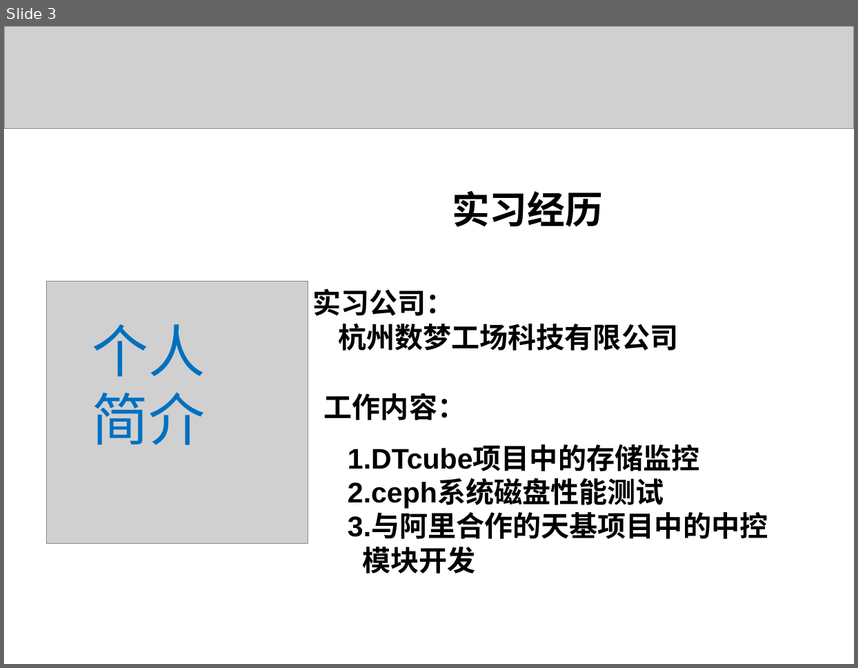
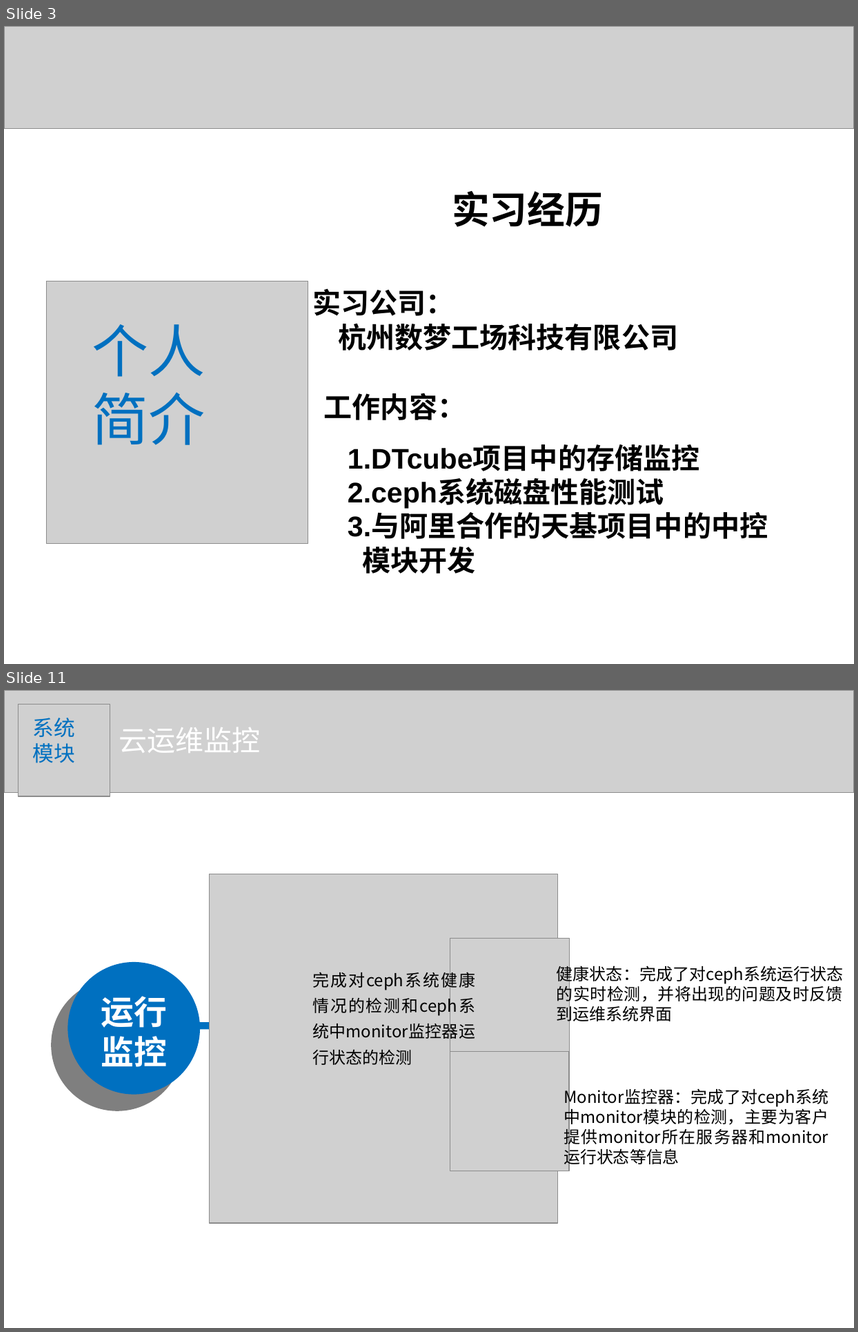
Before and after one commit to liaoliaoanxiao/mediumRepy, a slide deck: 论文/SA14226355孙君伟答辩.ppt. Shown one above the other, each under a label of ours: slide 3 before the commit, slides 3 and 11 after it; the slides between them are not shown. The pictures are 858x668 and 858x1332 pixels, drawn with LibreOffice and Linux fonts; fonts in the diff are those of the drawing; grey boxes stand for pictures. Boxes give left, top, right and bottom in pixels: in the first picture for what was removed or moved away, otherwise in the second. Text is boxed around its words. In the diff, an @@ line names an element or a change of style, - is before the commit and + after.

Commit message:
粗略完成

```diff
--- a/论文/SA14226355孙君伟答辩.ppt
+++ b/论文/SA14226355孙君伟答辩.ppt
@@ slide 11 added at [4,690,854,1328], background #FFFFFF @@
@@ picture added at [4,690,854,792] @@
@@ picture added at [18,704,110,796] @@
@@ text added at [33,718,76,763], 18 pt, text #0070C0 @@
+系统
+模块
@@ text added at [119,727,260,753], 24 pt, text #FFFFFF @@
+云运维监控
@@ picture added at [210,874,558,1223] @@
@@ picture added at [450,938,569,1057] @@
@@ ellipse added at [67,962,201,1094], fill #0070C0 @@
@@ text added at [312,969,475,990], 14 pt, text #000000 @@
+完成对ceph系统健康情况的检测和ceph系统中monitor监控器运行状态的检测
@@ text added at [557,963,843,1024], 14 pt, text #000000 @@
+健康状态：完成了对ceph系统运行状态的实时检测，并将出现的问题及时反馈到运维系统界面
@@ text added at [101,996,167,1067], 28 pt, text #FFFFFF, bold @@
+运行
+监控
@@ line added from (174, 1026) to (216, 1026), #0070C0 6.01 pt @@
@@ picture added at [450,1052,569,1171] @@
@@ text added at [564,1086,829,1147], 14 pt, text #000000 @@
+Monitor监控器：完成了对ceph系统中monitor模块的检测，主要为客户提供monitor所在服务器和monitor运行状态等信息
```
Also in this commit, not shown: 5 slides changed, 12 other slides added, 17 slides removed, 1 other file.
